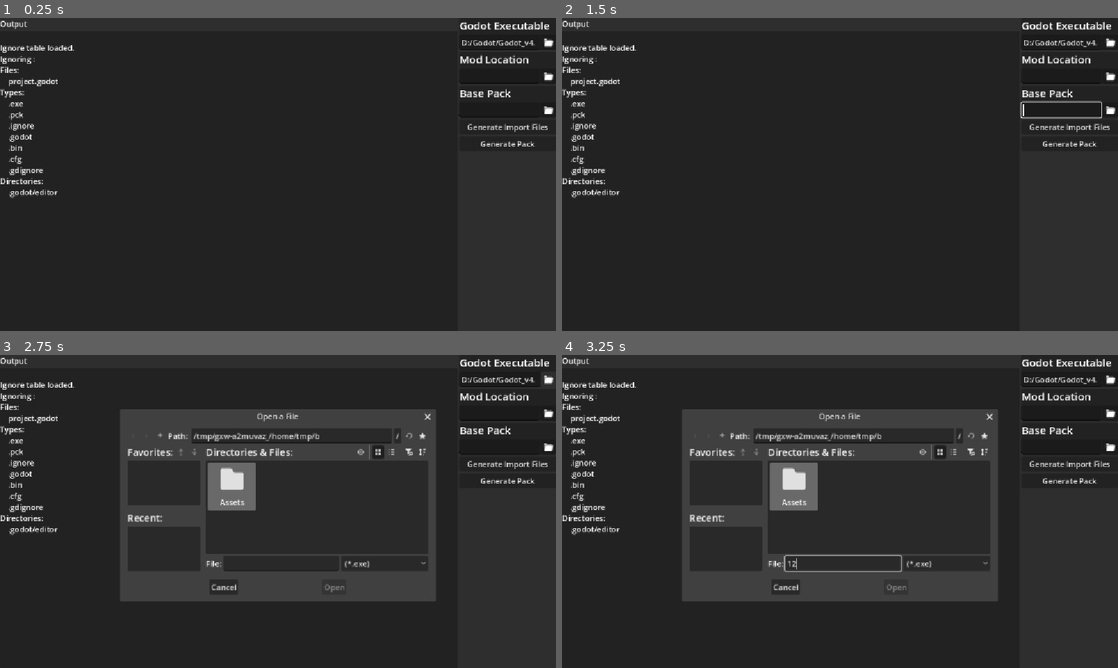
Above: before the commit, frames 1-4 (two rows, left to right).
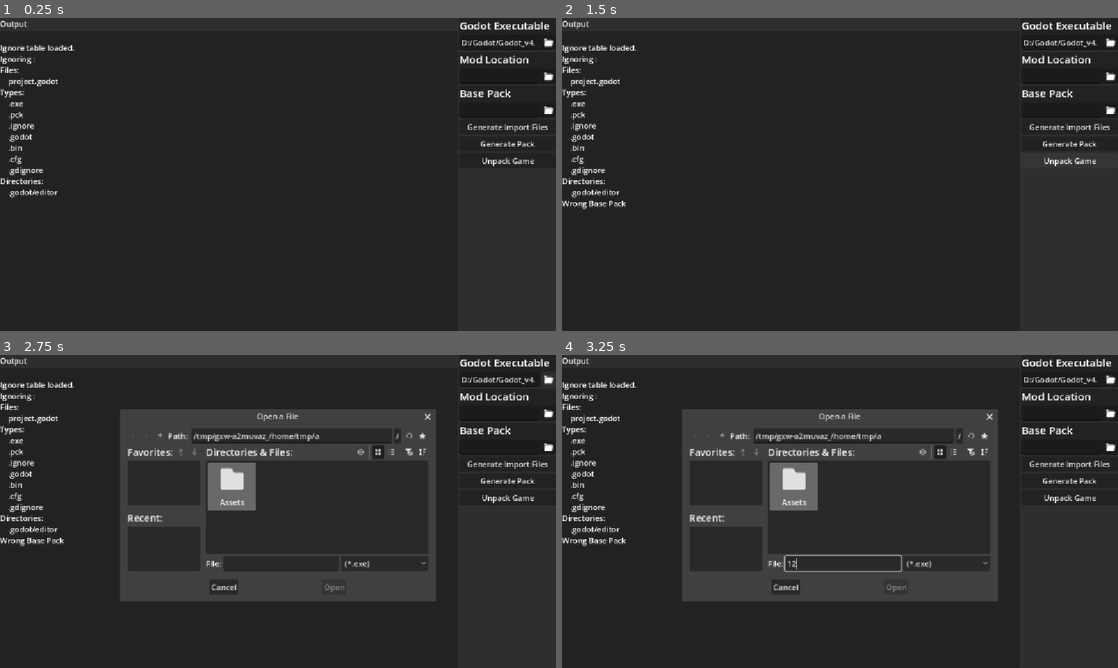
Above: after the commit, the same moments.

Repository: DonKoutsou/Godot-Mod-Packer
Game: Godot game, scene res://Main.tscn
Two runs of this game, one before a commit and one after it. Both use one fixed random seed, a clock stepped at 60 frames per second and the inputs below.
Inputs (mouse positions are in pixels of both pictures, inside the frame that each line leads up to):
- Up to frame 1 (0.25 s): no input
- Up to frame 2 (1.5 s): click (1062, 77) at 0.52 s; type "12" at 0.6 s; click (1062, 108) at 0.75 s; type "12" at 0.83 s; click (1067, 161) at 1.25 s, where only the run after the commit has a clickable "Unpack Game"
- Up to frame 3 (2.75 s): click (550, 380) at 2.02 s
- Up to frame 4 (3.25 s): click (845, 564) at 2.77 s; type "12" at 2.85 s

The runs differ from the first frame. In frame 1, 0.1% of the frame differs, in the area x 86-96%, y 44-48%; in frame 2, 0.5%, in the area x 0-98%, y 26-62%; in frame 3, 0.2%; in frame 4, 0.2%.

Commit message:
Unpacking start

Diff:
--- a/Main.tscn
+++ b/Main.tscn
@@ -108,8 +108,13 @@
 layout_mode = 2
 text = "Generate Pack"
 
+[node name="Button" type="Button" parent="PanelContainer/HBoxContainer/VBoxContainer" unique_id=485174321]
+layout_mode = 2
+text = "Unpack Game"
+
 [connection signal="Changed" from="PanelContainer/HBoxContainer/VBoxContainer/PanelContainer/VBoxContainer/GodotExec" to="." method="_on_godot_exec_changed"]
 [connection signal="Changed" from="PanelContainer/HBoxContainer/VBoxContainer/PanelContainer3/VBoxContainer/ModLoc" to="." method="_on_mod_loc_changed"]
 [connection signal="Changed" from="PanelContainer/HBoxContainer/VBoxContainer/PanelContainer4/VBoxContainer/basePack" to="." method="_on_base_pack_changed"]
 [connection signal="pressed" from="PanelContainer/HBoxContainer/VBoxContainer/GenerateImport" to="." method="_on_generate_import_pressed"]
 [connection signal="pressed" from="PanelContainer/HBoxContainer/VBoxContainer/GeneratePack" to="." method="_on_generate_pack_pressed"]
+[connection signal="pressed" from="PanelContainer/HBoxContainer/VBoxContainer/Button" to="." method="_on_button_pressed"]
--- a/main.gd
+++ b/main.gd
@@ -169,6 +169,128 @@
 	else:
 		log_Label.Log("Import Files Generated")
 
+func unpack_pck_to_disk(pck_path: String, output_dir: String) -> void:
+	# 1. Mount the external PCK file into Godot's virtual filesystem
+	var success = ProjectSettings.load_resource_pack(pck_path)
+	if not success:
+		print("Failed to load or mount the PCK file.")
+		return
+
+	print("PCK successfully mounted. Starting recursive extraction...")
+
+	# 2. Start the recursive extraction process from the root virtual directory
+	_extract_directory_recursive("res://", output_dir)
+	print("Extraction complete!")
+
+# This internal helper function calls itself whenever it finds a subdirectory
+func _extract_directory_recursive(virtual_dir_path: String, local_dir_path: String) -> void:
+	# Ensure the local directory exists on the physical hard drive
+	var da = DirAccess.open("user://") # fallback baseline pointer
+	if not da.dir_exists(local_dir_path):
+		var make_dir_err = da.make_dir_recursive(local_dir_path)
+		if make_dir_err != OK:
+			print("Failed to create local directory: ", local_dir_path)
+			return
+
+	# Open the virtual folder inside the mounted PCK
+	var res_dir = DirAccess.open(virtual_dir_path)
+	if not res_dir:
+		print("Could not open virtual directory: ", virtual_dir_path)
+		return
+
+	res_dir.list_dir_begin()
+	var item_name = res_dir.get_next()
+
+	while item_name != "":
+		# Ignore navigation links
+		if item_name == "." or item_name == "..":
+			item_name = res_dir.get_next()
+			continue
+
+		var next_virtual_path = virtual_dir_path.path_join(item_name)
+		var next_local_path = local_dir_path.path_join(item_name)
+
+		if res_dir.current_is_dir():
+			# 3. IF IT'S A DIRECTORY: Recursively enter it
+			_extract_directory_recursive(next_virtual_path, next_local_path)
+		else:
+			if (ignores.CheckFile(next_virtual_path.get_file())):
+				if next_virtual_path.ends_with(".import"):
+					HandleImportFile(next_virtual_path, next_local_path)
+				if next_virtual_path.ends_with(".remap"):
+					HandleRemapFile(next_virtual_path, next_local_path)
+				# 4. IF IT'S A FILE: Read from virtual memory and write to disk
+				var file_read = FileAccess.open(next_virtual_path, FileAccess.READ)
+				if file_read:
+					var file_data = file_read.get_buffer(file_read.get_length())
+					file_read.close()
+
+					var file_write = FileAccess.open(next_local_path, FileAccess.WRITE)
+					if file_write:
+						file_write.store_buffer(file_data)
+						file_write.close()
+						print("Extracted file: ", next_virtual_path)
+					else:
+						print("Error writing physical file: ", next_local_path)
+				else:
+					print("Error reading virtual file: ", next_virtual_path)
+
+		item_name = res_dir.get_next()
+
+	res_dir.list_dir_end()
+
+func HandleImportFile(path : String, localPath : String) -> void:
+	var targetPath = get_target_path_from_import(path)
+
+	var tex = load(targetPath) as Texture2D
+	if tex:
+		var saveLoc = localPath.get_basename()
+		var img : Image = tex.get_image()
+		img.save_png(saveLoc) # Saves as a perfectly clean .png file
+		print("Restored original texture: ", saveLoc)
+
+func HandleRemapFile(path : String, localPath : String) -> void:
+	var targetPath = get_target_path_from_remap(path)
+	var saveLoc = localPath.get_basename()
+
+	var script = load(targetPath)
+	ResourceSaver.save(script, saveLoc)
+
+func get_target_path_from_remap(remap_file_path: String) -> String:
+	var config = ConfigFile.new()
+	var err = config.load(remap_file_path)
+
+	if err == OK:
+		# Check if the [remap] section has the "path" property
+		if config.has_section_key("remap", "path"):
+			var internal_binary_path = config.get_value("remap", "path")
+			return internal_binary_path # Returns something like "res://.godot/exported/..."
+
+	print("Failed to parse remap file: ", remap_file_path)
+	return ""
+
+func get_target_path_from_import(import_file_path: String) -> String:
+	var config = ConfigFile.new()
+	var err = config.load(import_file_path)
+
+	if err == OK:
+		# Check the [remap] section for the compiled binary path
+		if config.has_section_key("remap", "path"):
+			var compiled_path = config.get_value("remap", "path")
+			return compiled_path # Returns e.g. "res://.godot/imported/player.png-4b2a3f...ctex"
+
+		if config.has_section_key("remap", "path.bptc"):
+			var compiled_path = config.get_value("remap", "path.bptc")
+			return compiled_path
+
+		# Fallback: Some files use 'dest_files' array for multiple variants
+		if config.has_section_key("remap", "dest_files"):
+			var dest_files = config.get_value("remap", "dest_files")
+			if dest_files is Array and dest_files.size() > 0:
+				return dest_files[0]
+
+	print("Failed to read import layout: ", import_file_path)
+	return ""
 
 func ensure_project_godot_exists(mod_path: String):
 	# 1. Ensure project.godot exists
@@ -242,3 +364,11 @@
 	if (currentPack != null):
 		return
 	GeneratePackInt()
+
+
+func _on_button_pressed() -> void:
+	if (basePackPath == "" or !FileAccess.file_exists(basePackPath)):
+		log_Label.Log("Wrong Base Pack")
+
+	DirAccess.make_dir_absolute(execPath + "Unpacked")
+	unpack_pck_to_disk(basePackPath, execPath + "Unpacked")
Not shown, changed: export_presets.cfg
